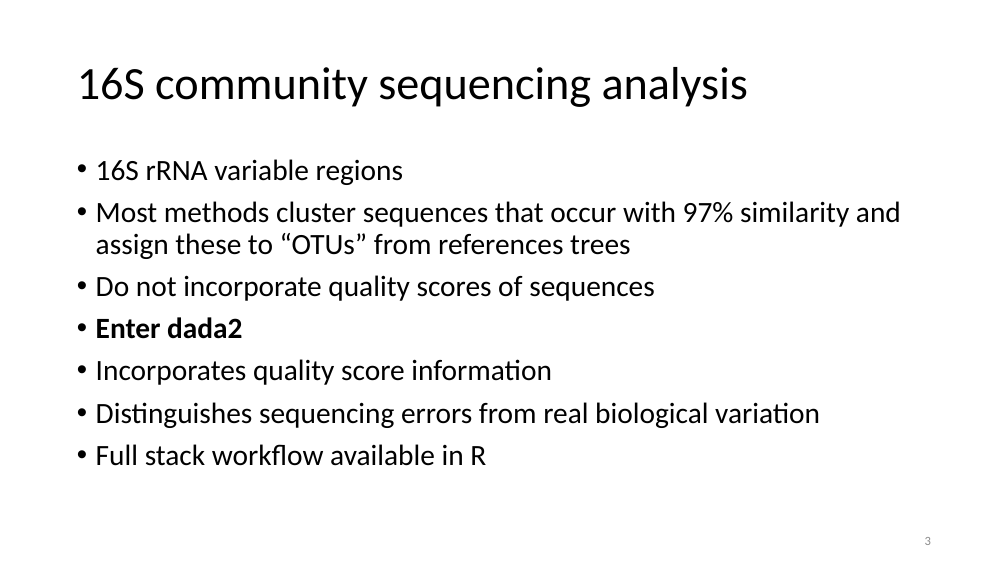
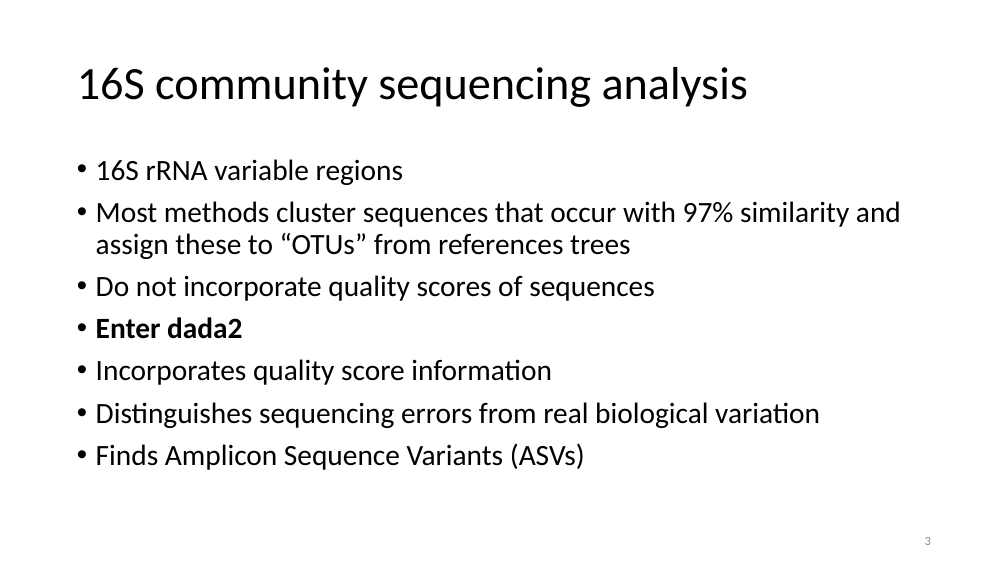
Before and after one commit to padpadpadpad/dada2_pipeline_R, a slide deck: slide 3 of workshop/dada2_workflow_intro.pptx. Drawn at 1008x567 pixels with LibreOffice and Linux fonts; fonts in the diff are those of the drawing. Boxes give left, top, right and bottom in pixels: in the first picture for what was removed or moved away, otherwise in the second. Text is boxed around its words. In the diff, an @@ line names an element or a change of style, - is before the commit and + after.

Commit message:
Update workflow and prep for workshop

```diff
--- a/workshop/dada2_workflow_intro.pptx
+++ b/workshop/dada2_workflow_intro.pptx
@@ text at bbox=[96, 443, 585, 470]: text changed @@
-• Full stack workflow available in R
+• Finds Amplicon Sequence Variants (ASVs)
```
Also in this commit, not shown: 3 other slides changed, 2 slides added, 1 slide removed, 2 other files.
